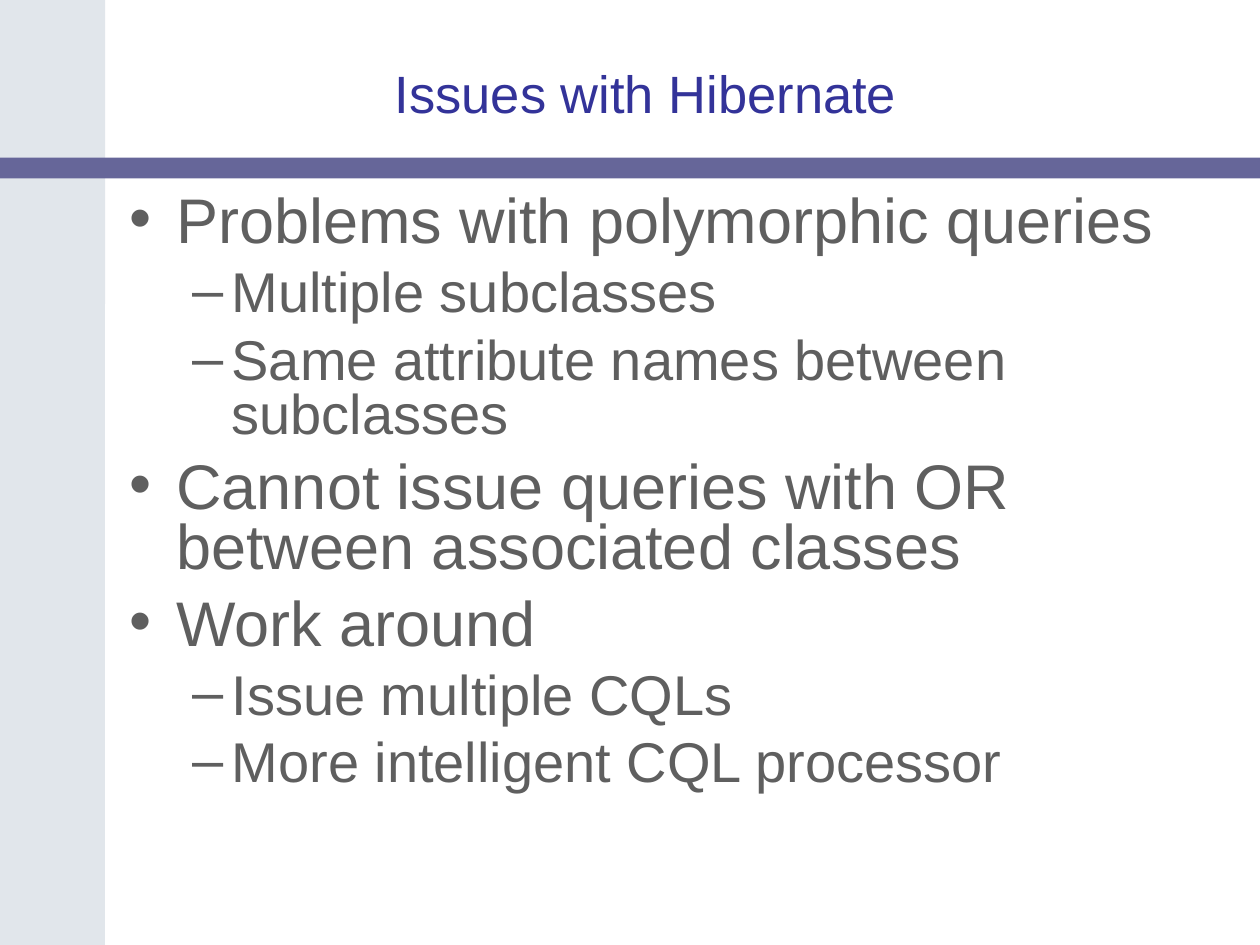
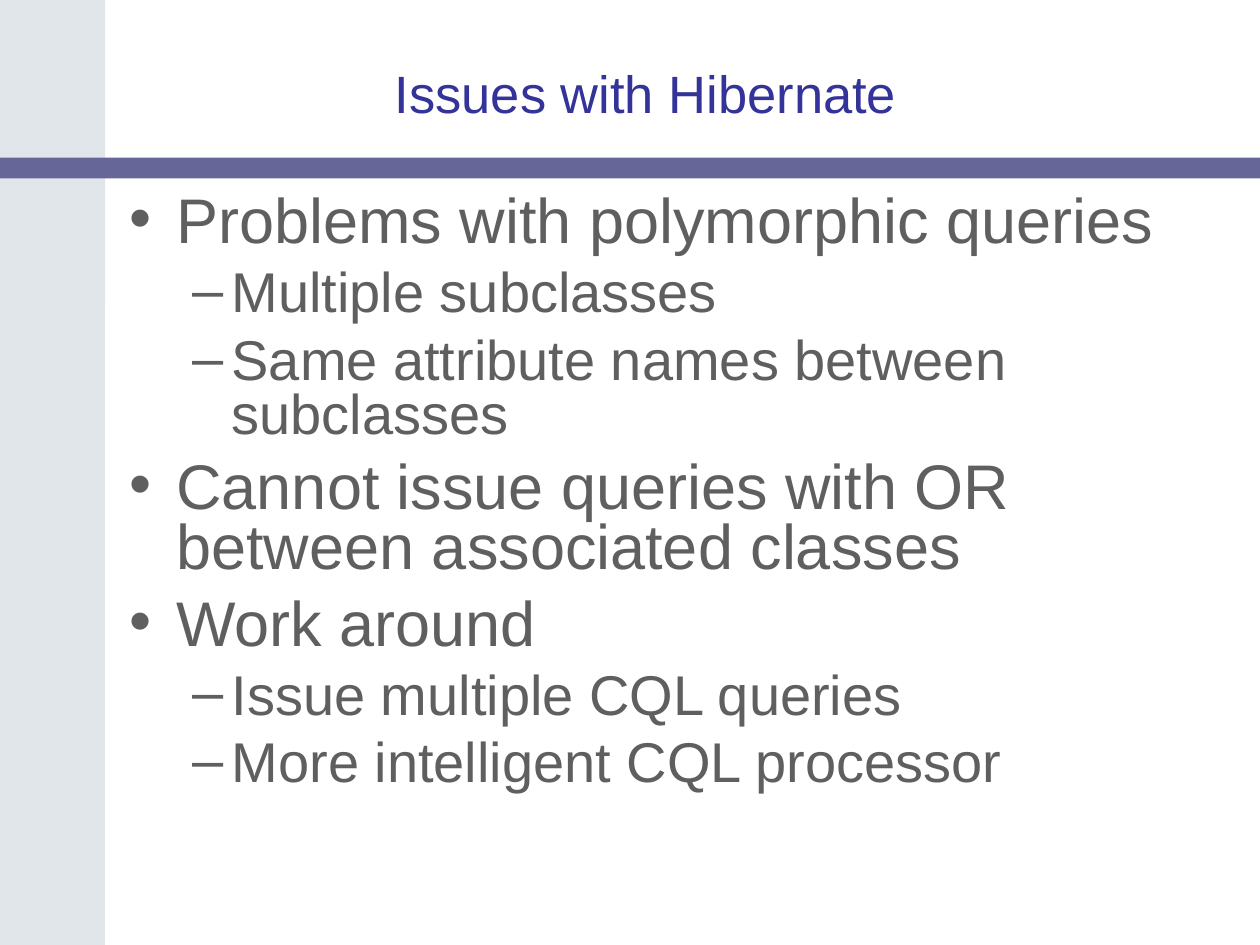
Before and after one commit to NCIP/catrip, a slide deck: slide 15 of catrip/documentation/presentations/catrip_alpha_demo_2006_08_11/catrip_alpha_demo_2006_08_11.ppt. Drawn at 1260x945 pixels with LibreOffice and Linux fonts; fonts in the diff are those of the drawing; background and template pictures are left out. Boxes give left, top, right and bottom in pixels: in the first picture for what was removed or moved away, otherwise in the second. Text is boxed around its words. In the diff, an @@ line names an element or a change of style, - is before the commit and + after.

```diff
--- a/catrip/documentation/presentations/catrip_alpha_demo_2006_08_11/catrip_alpha_demo_2006_08_11.ppt
+++ b/catrip/documentation/presentations/catrip_alpha_demo_2006_08_11/catrip_alpha_demo_2006_08_11.ppt
@@ text at [232,674,902,725]: text changed @@
-  – Issue multiple CQLs
+  – Issue multiple CQL queries
```
Also in this commit, not shown: 14 other slides changed.
